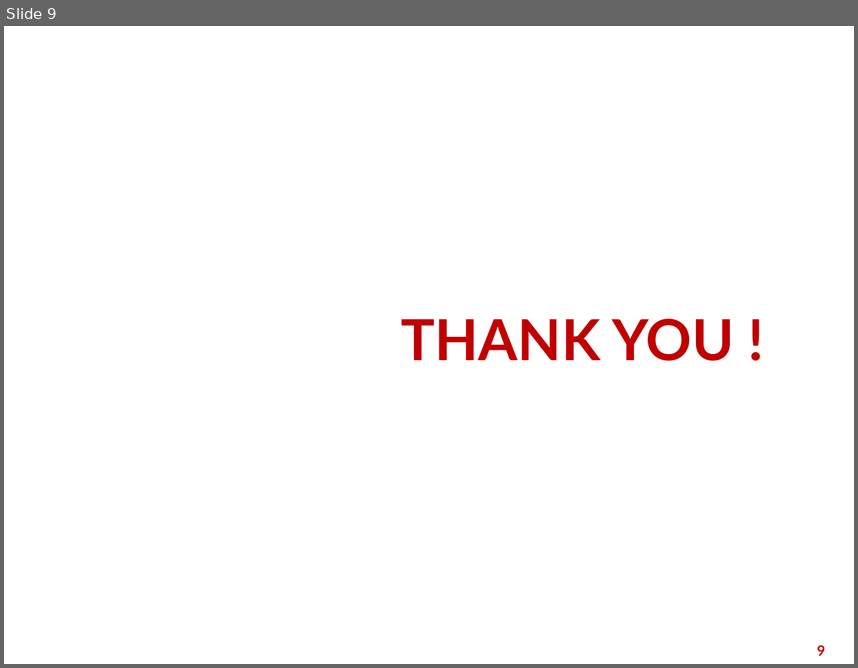
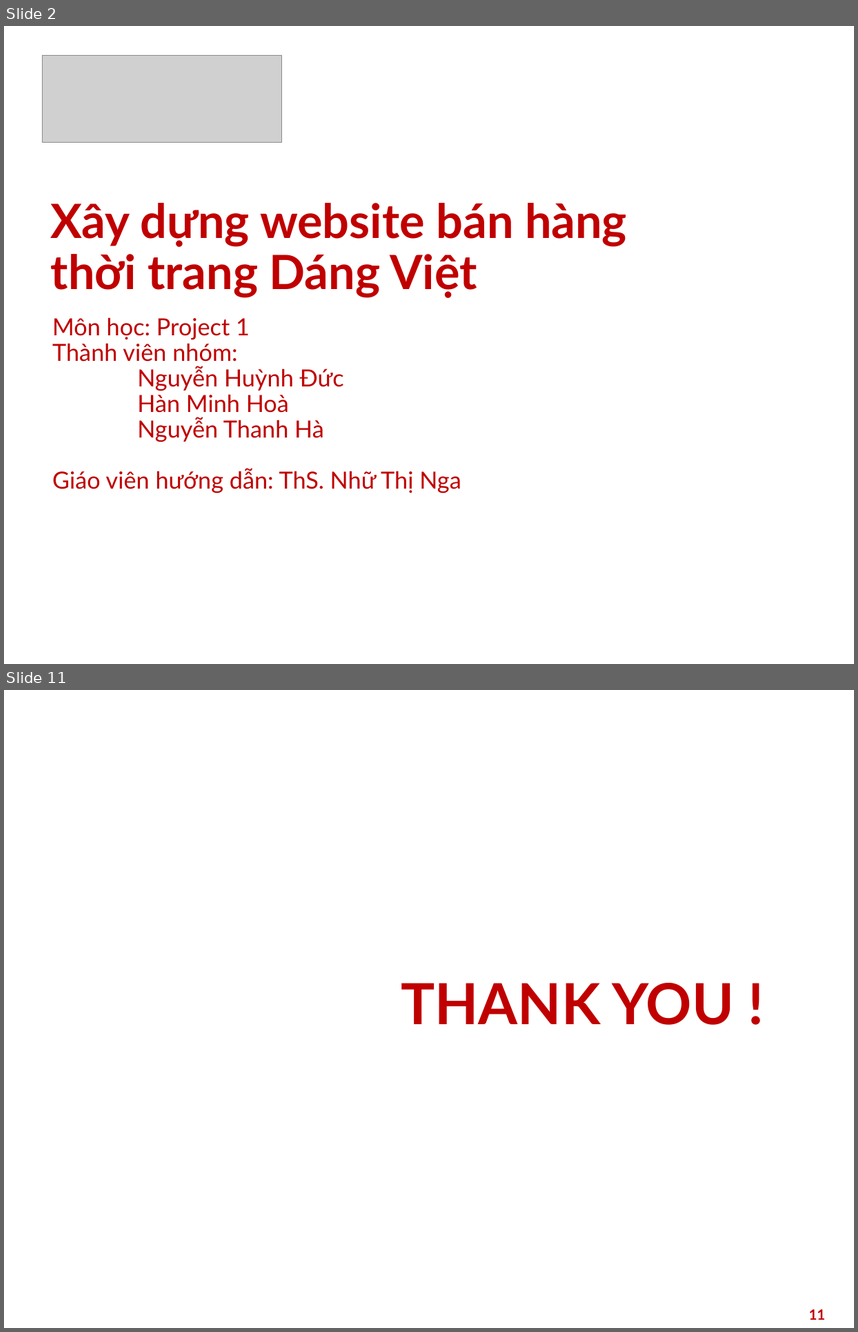
Before and after one commit to ng-ha/shop-quan-ao, a slide deck: slide-nhom-1-project-1-shop-quan-ao.pptx. Shown one above the other, each under a label of ours: slide 9 before the commit, slides 2 and 11 after it; the slides between them are not shown. The pictures are 858x668 and 858x1332 pixels, drawn with LibreOffice and Linux fonts; fonts in the diff are those of the drawing; grey boxes stand for pictures; background and template pictures are left out. Boxes give left, top, right and bottom in pixels: in the first picture for what was removed or moved away, otherwise in the second. Text is boxed around its words. In the diff, an @@ line names an element or a change of style, - is before the commit and + after.

```diff
--- a/slide-nhom-1-project-1-shop-quan-ao.pptx
+++ b/slide-nhom-1-project-1-shop-quan-ao.pptx
@@ slide 2 added at box(4, 26, 854, 664), background picture (left out) @@
@@ picture added at box(42, 56, 282, 143) @@
@@ text added at box(51, 203, 627, 298), 40 pt, text #C00000, bold @@
+Xây dựng website bán hàng thời trang Dáng Việt
@@ text added at box(52, 317, 461, 492), 20 pt, text #C00000 @@
+Môn học: Project 1
+Thành viên nhóm:
+Nguyễn Huỳnh Đức
+Hàn Minh Hoà
+Nguyễn Thanh Hà
+Giáo viên hướng dẫn: ThS. Nhữ Thị Nga
@@ what was slide 9 is now slide 11 @@
@@ page number at box(809, 1309, 826, 1319): text changed @@
-9
+11
```
Also in this commit, not shown: 8 other slides added, 7 slides removed.
